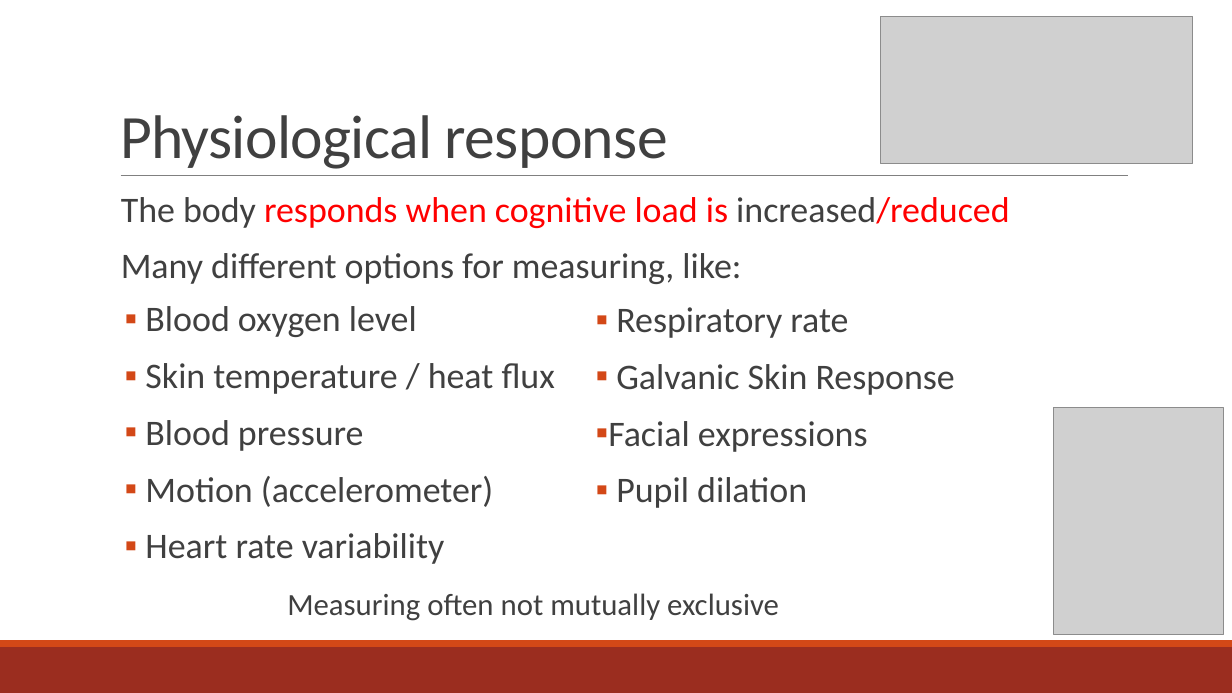
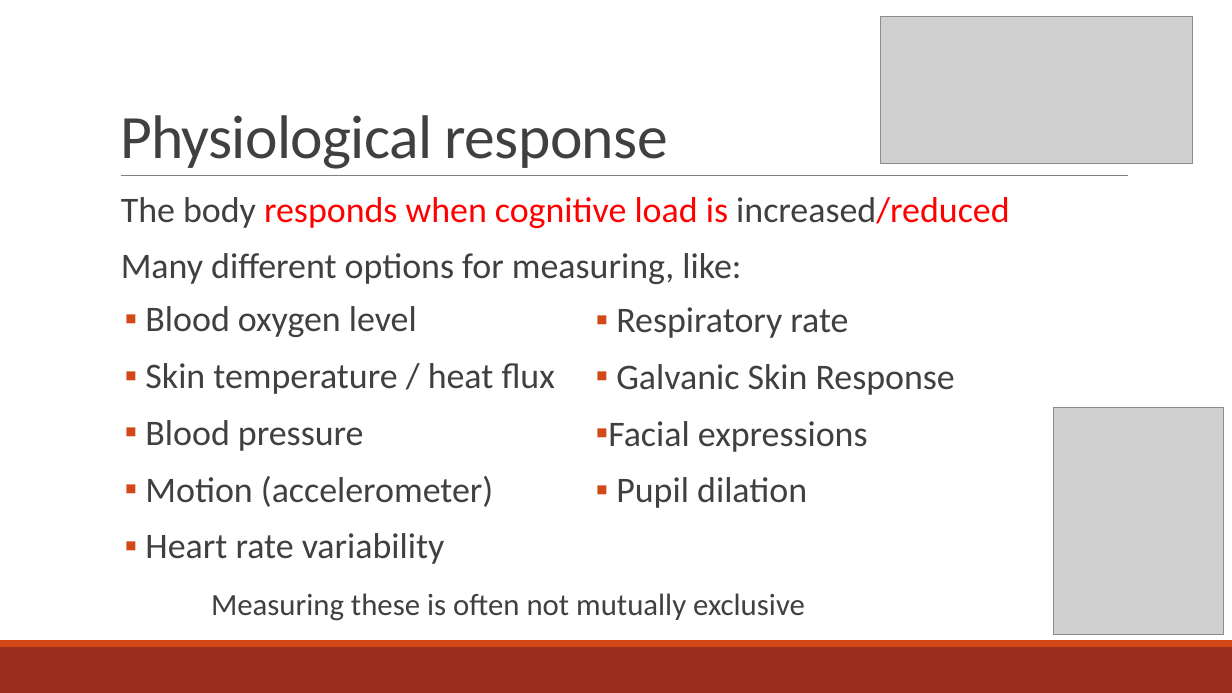
Before and after one commit to Rahazan/AI-BSc-Thesis, a slide deck: slide 5 of presentation/Guido-LV.pptx. Drawn at 1232x693 pixels with LibreOffice and Linux fonts; fonts in the diff are those of the drawing; grey boxes stand for pictures. Boxes give left, top, right and bottom in pixels: in the first picture for what was removed or moved away, otherwise in the second. Text is boxed around its words. In the diff, an @@ line names an element or a change of style, - is before the commit and + after.

```diff
--- a/presentation/Guido-LV.pptx
+++ b/presentation/Guido-LV.pptx
@@ text at [211, 593, 805, 621]: text changed @@
-  Measuring often not mutually exclusive
+  Measuring these is often not mutually exclusive
```
Also in this commit, not shown: 2 other slides changed, 1 other file.
